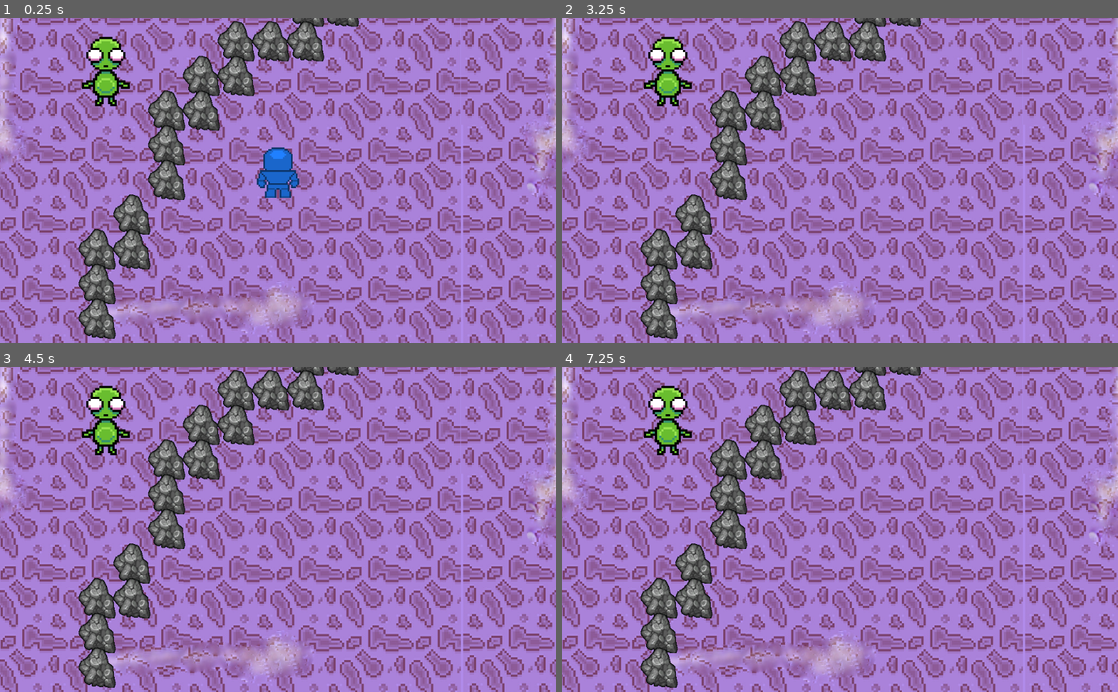
Above: before the commit, frames 1-4 (two rows, left to right).
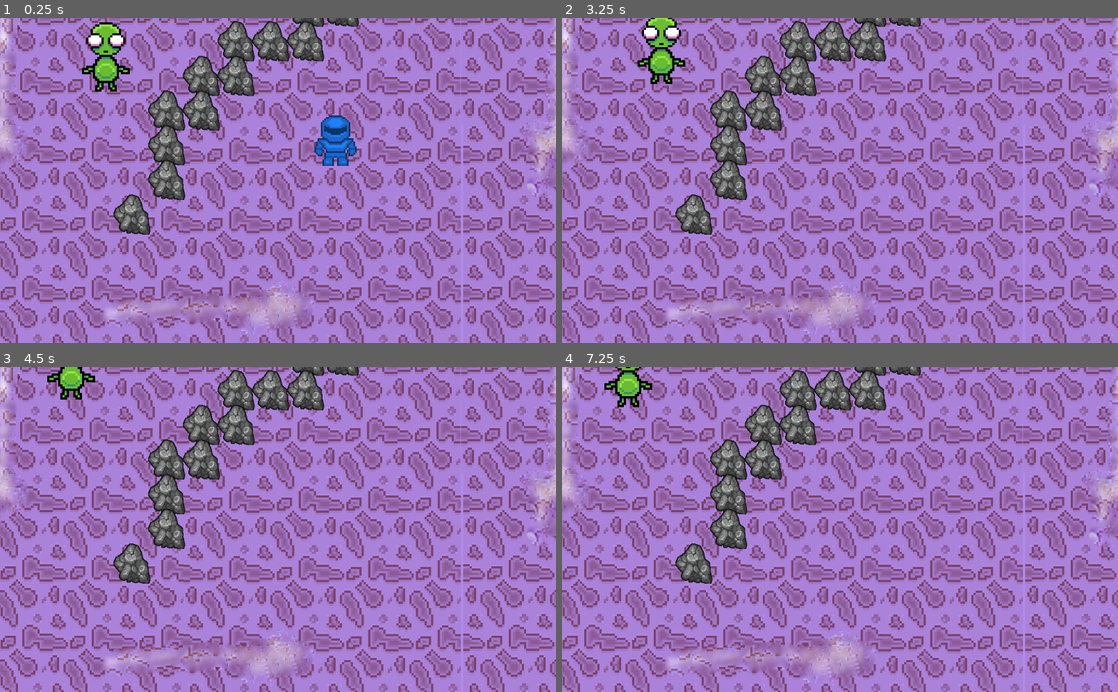
Above: after the commit, the same moments.

Repository: FREQ-E/Hanno
Game: Godot game, scene res://levels/test/test.tscn
Same seed, same stepped clock (60 frames per second), same inputs: the game is played once before the commit and once after it.
Inputs:
- Up to frame 1 (0.25 s): no input
- Up to frame 2 (3.25 s): tap Enter at 0.5, 2.75 s; hold D (move right) 0.53-1.28 s; hold Space (sprint) 0.53-1.28 s; hold S (move down) 1.28-2.03 s; tap Space (sprint) at 1.35, 2, 2.85 s; hold D (move right) 2.03-2.78 s; hold Space (sprint) 2.03-2.78 s; hold W (move up) from 2.78 s (still down)
- Up to frame 3 (4.5 s): release W (move up) at 3.53 s; hold Space (sprint) 3.53-4.28 s; hold A (move left) from 3.53 s (still down); tap Space (sprint) at 4.35 s
- Up to frame 4 (7.25 s): release A (move left) at 5.03 s; hold S (move down) 5.03-5.78 s; hold Space (sprint) 5.03-5.78 s; hold D (move right) 5.78-6.53 s; tap Space (sprint) at 5.85, 6.5 s; hold W (move up) from 6.53 s (still down); hold Space (sprint) from 6.53 s (still down)

The runs differ from the first frame. In frame 1, 5.3% of the frame differs, in the area x 14-65%, y 1-99%; in frame 2, 3.7%; in frame 3, 3.8%; in frame 4, 3.9%.

Commit message:
Added basic AI framework

Diff:
--- a/actors/alien1/alien1.tscn
+++ b/actors/alien1/alien1.tscn
@@ -1,15 +1,18 @@
-[gd_scene load_steps=6 format=2]
+[gd_scene load_steps=10 format=2]
 
 [ext_resource path="res://base_scripts/classic_character_2d.gd" type="Script" id=1]
 [ext_resource path="res://actors/alien1/Possible_Alien.png" type="Texture" id=2]
 [ext_resource path="res://actors/enemy_flag.gd" type="Script" id=3]
+[ext_resource path="res://ai/wander2d.gd" type="Script" id=4]
+[ext_resource path="res://ai/goto.gd" type="Script" id=5]
+[ext_resource path="res://ai/trigger_untrigger.gd" type="Script" id=6]
+[ext_resource path="res://ai/agro2d.gd" type="Script" id=7]
 
-[sub_resource type="CapsuleShape2D" id=1]
-radius = 35.524
-height = 60.334
+[sub_resource type="CircleShape2D" id=1]
+radius = 37.2074
 
 [sub_resource type="GDScript" id=2]
-script/source = "extends NodeSight
+script/source = "extends NodeSight2D
 
 
 func _ready():
@@ -31,6 +34,7 @@
 script = ExtResource( 1 )
 
 [node name="Possible_Alien" type="Sprite" parent="."]
+position = Vector2( 0, -27.3643 )
 scale = Vector2( 0.5, 0.5 )
 texture = ExtResource( 2 )
 
@@ -44,3 +48,16 @@
 
 [node name="EnemyFlag" type="Node" parent="."]
 script = ExtResource( 3 )
+
+[node name="Goto" type="Node" parent="."]
+script = ExtResource( 5 )
+enabled = true
+
+[node name="WanderAgro" type="Node" parent="."]
+script = ExtResource( 6 )
+
+[node name="Wander2D" type="Node" parent="WanderAgro"]
+script = ExtResource( 4 )
+
+[node name="Agro2D" type="Node" parent="WanderAgro"]
+script = ExtResource( 7 )
--- a/actors/player1/player1.tscn
+++ b/actors/player1/player1.tscn
@@ -9,68 +9,68 @@
 [ext_resource path="res://actors/player1/Back-Sheet.png" type="Texture" id=7]
 
 [sub_resource type="AtlasTexture" id=1]
+atlas = ExtResource( 6 )
+region = Rect2( 0, 0, 32, 32 )
+
+[sub_resource type="AtlasTexture" id=2]
+atlas = ExtResource( 6 )
+region = Rect2( 32, 0, 32, 32 )
+
+[sub_resource type="AtlasTexture" id=3]
+atlas = ExtResource( 6 )
+region = Rect2( 64, 0, 32, 32 )
+
+[sub_resource type="AtlasTexture" id=4]
+atlas = ExtResource( 6 )
+region = Rect2( 96, 0, 32, 32 )
+
+[sub_resource type="AtlasTexture" id=5]
+atlas = ExtResource( 4 )
+region = Rect2( 0, 0, 32, 32 )
+
+[sub_resource type="AtlasTexture" id=6]
+atlas = ExtResource( 4 )
+region = Rect2( 32, 0, 32, 32 )
+
+[sub_resource type="AtlasTexture" id=7]
+atlas = ExtResource( 4 )
+region = Rect2( 64, 0, 32, 32 )
+
+[sub_resource type="AtlasTexture" id=8]
+atlas = ExtResource( 4 )
+region = Rect2( 96, 0, 32, 32 )
+
+[sub_resource type="AtlasTexture" id=9]
 atlas = ExtResource( 7 )
 region = Rect2( 0, 0, 32, 32 )
 
-[sub_resource type="AtlasTexture" id=2]
+[sub_resource type="AtlasTexture" id=10]
 atlas = ExtResource( 7 )
 region = Rect2( 32, 0, 32, 32 )
 
-[sub_resource type="AtlasTexture" id=3]
+[sub_resource type="AtlasTexture" id=11]
 atlas = ExtResource( 7 )
 region = Rect2( 64, 0, 32, 32 )
 
-[sub_resource type="AtlasTexture" id=4]
+[sub_resource type="AtlasTexture" id=12]
 atlas = ExtResource( 7 )
-region = Rect2( 96, 0, 32, 32 )
-
-[sub_resource type="AtlasTexture" id=5]
-atlas = ExtResource( 6 )
-region = Rect2( 0, 0, 32, 32 )
-
-[sub_resource type="AtlasTexture" id=6]
-atlas = ExtResource( 6 )
-region = Rect2( 32, 0, 32, 32 )
-
-[sub_resource type="AtlasTexture" id=7]
-atlas = ExtResource( 6 )
-region = Rect2( 64, 0, 32, 32 )
-
-[sub_resource type="AtlasTexture" id=8]
-atlas = ExtResource( 6 )
-region = Rect2( 96, 0, 32, 32 )
-
-[sub_resource type="AtlasTexture" id=9]
-atlas = ExtResource( 4 )
-region = Rect2( 0, 0, 32, 32 )
-
-[sub_resource type="AtlasTexture" id=10]
-atlas = ExtResource( 4 )
-region = Rect2( 32, 0, 32, 32 )
-
-[sub_resource type="AtlasTexture" id=11]
-atlas = ExtResource( 4 )
-region = Rect2( 64, 0, 32, 32 )
-
-[sub_resource type="AtlasTexture" id=12]
-atlas = ExtResource( 4 )
 region = Rect2( 96, 0, 32, 32 )
 
 [sub_resource type="SpriteFrames" id=13]
 animations = [ {
 "frames": [ SubResource( 1 ), SubResource( 2 ), SubResource( 3 ), SubResource( 4 ) ],
 "loop": true,
-"name": "walk_up",
+"name": "walk_down",
 "speed": 5.0
 }, {
 "frames": [ SubResource( 5 ), SubResource( 6 ), SubResource( 7 ), SubResource( 8 ) ],
 "loop": true,
-"name": "walk_down",
+"name": "walk_side",
 "speed": 5.0
 }, {
 "frames": [ SubResource( 9 ), SubResource( 10 ), SubResource( 11 ), SubResource( 12 ) ],
 "loop": true,
-"name": "walk_side",
+"name": "walk_up",
 "speed": 5.0
 } ]
 
@@ -85,8 +85,8 @@
 position = Vector2( 0, -15.801 )
 scale = Vector2( 3, 3 )
 frames = SubResource( 13 )
-animation = "walk_up"
-frame = 2
+animation = "walk_down"
+frame = 3
 playing = true
 script = ExtResource( 5 )
 
--- /dev/null
+++ b/ai/agro2d.gd
@@ -0,0 +1,39 @@
+# Chases the target, while remaining min_distance away
+class_name Agro2D
+extends State
+
+
+export var min_distance := 200.0
+export var speed := 300.0
+
+var target: Node
+
+
+func _ready():
+	yield(get_parent(), "ready")
+
+
+func _loop() -> void:
+	target = get_parent().trigger_node.target
+	get_parent().goto.one_shot = false
+	get_parent().goto.speed = speed
+	get_tree().connect("idle_frame", self, "continue_loop")
+
+	while active:
+		get_parent().goto.target_origin = target.global_transform.origin
+		yield(self, "_continue_loop")
+
+		if not active:
+			break
+
+		var path = get_parent().goto.path
+
+		if get_parent().goto.enabled:
+			get_parent().goto.enabled = not (path.size() == 2 and path[0].distance_to(path[1]) <= min_distance)
+
+		else:
+			get_parent().goto.enabled = get_parent().get_parent().global_transform.origin.distance_to(target.global_transform.origin) > min_distance
+
+	get_parent().goto.enabled = false
+	get_tree().disconnect("idle_frame", self, "continue_loop")
+	emit_signal("loop_finished")
--- /dev/null
+++ b/ai/goto.gd
@@ -0,0 +1,72 @@
+# A pathfinder which controls the parent to reach the target_origin
+class_name Goto
+extends Node
+
+
+signal finished
+
+export var navigation_path: NodePath = "GlobalNavigation"
+export var speed := 1000.0
+export var enabled := false setget set_enabled
+export var one_shot := true									# if true, will disable once the target is reached
+
+var navigation: Node
+var target_origin
+var movement_vector
+var was_on_wall := false
+var path
+
+var _is_ready := false
+
+onready var _last_origin = get_parent().global_transform.origin
+
+
+func _ready():
+	_is_ready = true
+
+	if navigation_path == NodePath("GlobalNavigation"):
+		if not is_instance_valid(GlobalData.navigation):
+			yield(GlobalData, "navigation_changed")
+
+		navigation = GlobalData.navigation
+
+	else:
+		navigation = get_node(navigation_path)
+
+
+func set_enabled(value: bool) -> void:
+	enabled = value
+
+	if not _is_ready:
+		yield(self, "ready")
+
+	if not value:
+		get_parent().movement_vector *= 0
+
+	set_process(value)
+
+
+func _process(_delta):
+	if not is_instance_valid(navigation) or target_origin == null:
+		return
+
+	path = navigation.get_simple_path(navigation.get_closest_point(get_parent().global_transform.origin), navigation.get_closest_point(target_origin))
+	if get_parent().is_on_wall():
+		if not was_on_wall:
+			movement_vector = (path[1] - path[0]).slide(get_parent().get_slide_collision(0).normal).normalized() * speed
+
+		was_on_wall = true
+
+	else:
+		was_on_wall = false
+		movement_vector = (path[1] - path[0]).normalized() * speed
+
+	get_parent().movement_vector = movement_vector
+
+	if one_shot:
+		if path.size() == 2 and (_last_origin - path[1]).normalized().dot((path[0] - path[1]).normalized()) <= 0:
+			set_enabled(false)
+			emit_signal("finished")
+
+		else:
+			_last_origin = path[0]
--- a/ai/node_sight.gd
+++ b/ai/node_sight2d.gd
@@ -1,5 +1,5 @@
 # A raycast node which constantly tries to cast to the target
-class_name NodeSight
+class_name NodeSight2D
 extends RayCast2D
 
 
--- /dev/null
+++ b/ai/state.gd
@@ -0,0 +1,33 @@
+# A base class for developing behaviours
+class_name State
+extends Node
+
+
+signal loop_finished
+signal _continue_loop
+
+var active := false setget set_active
+
+
+func set_active(value: bool) -> void:
+	if value != active:
+		active = value
+
+		if value:
+			_loop()
+
+		else:
+			emit_signal("_continue_loop")
+
+
+func continue_loop() -> void:
+	emit_signal("_continue_loop")
+
+
+func _loop() -> void:
+	# We loop this way so that the behaviour will only update when a change has occured
+	# The scene tree's idle_frame signal can be connected to continue_loop to simulate _process
+	while active:
+		yield(self, "_continue_loop")
+
+	emit_signal("loop_finished")
--- /dev/null
+++ b/ai/state_machine.gd
@@ -0,0 +1,23 @@
+# A base class which activates or deactivates states based on the trigger node given
+class_name StateMachine
+extends Node
+
+
+export var trigger_node_path: NodePath = "../NodeSight"
+export var goto_path: NodePath = "../Goto"
+
+onready var trigger_node = get_node(trigger_node_path)
+onready var goto = get_node(goto_path)
+
+
+func _ready():
+	trigger_node.connect("triggered", self, "_handle_triggered")
+	trigger_node.connect("untriggered", self, "_handle_untriggered")
+
+
+func _handle_untriggered() -> void:
+	return
+
+
+func _handle_triggered() -> void:
+	return
--- /dev/null
+++ b/ai/trigger_untrigger.gd
@@ -0,0 +1,29 @@
+# A behaviour which activates a behaviour when triggered, and another when untriggered
+# The default paths are for a behaviour which causes the parent to wander when untriggered and chase the target when triggered
+class_name TriggerUntrigger
+extends StateMachine
+
+
+export var untrigger_behaviour_path: NodePath = "Wander2D"
+export var trigger_behaviour_path: NodePath = "Agro2D"
+
+onready var untrigger_behaviour: State = get_node(untrigger_behaviour_path)
+onready var trigger_behaviour: State = get_node(trigger_behaviour_path)
+
+
+func _ready():
+	_handle_untriggered()
+
+
+func _handle_untriggered() -> void:
+	if trigger_behaviour.active:
+		trigger_behaviour.active = false
+
+	untrigger_behaviour.active = true
+
+
+func _handle_triggered() -> void:
+	if untrigger_behaviour.active:
+		untrigger_behaviour.active = false
+
+	trigger_behaviour.active = true
--- /dev/null
+++ b/ai/wander2d.gd
@@ -0,0 +1,42 @@
+# Wanders around, moving a minimum distance of min_wander_distance, and no further than max_wander_distance
+class_name Wander2D
+extends State
+
+
+export var max_wander_distance := 100.0
+export var min_wander_distance := 50.0
+export var speed := 100.0
+export var wander_pause := 3.0
+export var revolve_around_origin := true				# if true, will wander around the origin of the character when this node was ready. Else, random origins will revolve around the characters current position
+
+var timer := Timer.new()
+
+onready var original_origin: Vector2 = get_parent().get_parent().global_transform.origin
+
+
+func _enter_tree():
+	add_child(timer)
+	timer.one_shot = true
+	timer.connect("timeout", self, "continue_loop")
+
+
+func _loop() -> void:
+	get_parent().goto.one_shot = true
+	get_parent().goto.speed = speed
+	get_parent().goto.connect("finished", self, "continue_loop")
+
+	while active:
+		timer.start(wander_pause)
+		yield(self, "_continue_loop")
+		timer.stop()		# just in case loop was halted and the timer is still running
+
+		if not active:
+			break
+
+		get_parent().goto.enabled = true
+		get_parent().goto.target_origin = Vector2.UP.rotated(rand_range(0, TAU)) * lerp(min_wander_distance, max_wander_distance, randf()) + original_origin if revolve_around_origin else get_parent().global_transform.origin
+		yield(self, "_continue_loop")
+
+	get_parent().goto.enabled = false
+	get_parent().goto.disconnect("finished", self, "continue_loop")
+	emit_signal("loop_finished")
--- a/global_data.gd
+++ b/global_data.gd
@@ -2,11 +2,18 @@
 
 
 signal player_changed
+signal navigation_changed
 
 var player: Node setget set_player
 var enemies: Array
+var navigation: Node setget set_navigation
 
 
 func set_player(node: Node) -> void:
 	player = node
 	emit_signal("player_changed")
+
+
+func set_navigation(node: Node) -> void:
+	navigation = node
+	emit_signal("navigation_changed")
--- a/levels/test/test.tscn
+++ b/levels/test/test.tscn
@@ -1,15 +1,21 @@
-[gd_scene load_steps=4 format=2]
+[gd_scene load_steps=6 format=2]
 
 [ext_resource path="res://levels/floor1_tileset.tres" type="TileSet" id=1]
 [ext_resource path="res://actors/player1/player1.tscn" type="PackedScene" id=2]
 [ext_resource path="res://actors/alien1/alien1.tscn" type="PackedScene" id=3]
+[ext_resource path="res://actors/node_flag.gd" type="Script" id=4]
+
+[sub_resource type="NavigationPolygon" id=1]
+vertices = PoolVector2Array( 800, 104, 810, 168, 745, 166, -10, -26, 945, -20, 939, 107, 373, 737, -14, 749, 367, 626, 491, 356, 494, 422, 427, 424, 672, 237, 671, 296, 553, 293, 744, 233, 424, 613, 543, 349 )
+polygons = [ PoolIntArray( 0, 1, 2, 3 ), PoolIntArray( 3, 4, 5, 0 ), PoolIntArray( 6, 7, 3, 8 ), PoolIntArray( 9, 10, 11, 3 ), PoolIntArray( 12, 13, 14, 3 ), PoolIntArray( 2, 15, 12, 3 ), PoolIntArray( 11, 16, 8, 3 ), PoolIntArray( 9, 3, 14, 17 ) ]
+outlines = [ PoolVector2Array( -10, -26, -14, 749, 373, 737, 367, 626, 424, 613, 427, 424, 494, 422, 491, 356, 543, 349, 553, 293, 671, 296, 672, 237, 744, 233, 745, 166, 810, 168, 800, 104, 939, 107, 945, -20 ) ]
 
 [node name="Node2D" type="Node2D"]
 
 [node name="TileMap" type="TileMap" parent="."]
 tile_set = ExtResource( 1 )
 format = 1
-tile_data = PoolIntArray( 0, 0, 0, 16, 0, 0, 131085, 2, 0, 1 …(167 unchanged characters)… 524295, 2, 0, 589831, 2, 0, 655366, 2, 0, 720901, 2, 0, 720902, 2, 0, 786437, 2, 0, 851973, 2, 0 )
+tile_data = PoolIntArray( 0, 0, 0, 16, 0, 0, 131085, 2, 0, 1 …(167 unchanged characters)… 524295, 2, 0, 589831, 2, 0, 655366, 2, 0 )
 
 [node name="Camera2D" type="Camera2D" parent="."]
 position = Vector2( 686.512, 614.734 )
@@ -21,4 +27,14 @@
 position = Vector2( 369.37, 413.689 )
 
 [node name="Player1" parent="YSort" instance=ExtResource( 2 )]
-position = Vector2( 686.512, 614.734 )
+position = Vector2( 792.512, 555.734 )
+
+[node name="Navigation2D" type="Navigation2D" parent="."]
+
+[node name="NodeFlag" type="Node" parent="Navigation2D"]
+script = ExtResource( 4 )
+property_name = "navigation"
+
+[node name="NavigationPolygonInstance" type="NavigationPolygonInstance" parent="Navigation2D"]
+position = Vector2( -56, -18 )
+navpoly = SubResource( 1 )
--- a/project.godot
+++ b/project.godot
@@ -9,6 +9,11 @@
 config_version=4
 
 _global_script_classes=[ {
+"base": "State",
+"class": "Agro2D",
+"language": "GDScript",
+"path": "res://ai/agro2d.gd"
+}, {
 "base": "KinematicBody2D",
 "class": "Character2D",
 "language": "GDScript",
@@ -40,6 +45,11 @@
 "path": "res://base_scripts/face_movement_2d.gd"
 }, {
 "base": "Node",
+"class": "Goto",
+"language": "GDScript",
+"path": "res://ai/goto.gd"
+}, {
+"base": "Node",
 "class": "MovementInput2D",
 "language": "GDScript",
 "path": "res://base_scripts/movement_input_2d.gd"
@@ -50,26 +60,52 @@
 "path": "res://actors/node_flag.gd"
 }, {
 "base": "RayCast2D",
-"class": "NodeSight",
+"class": "NodeSight2D",
 "language": "GDScript",
-"path": "res://ai/node_sight.gd"
+"path": "res://ai/node_sight2d.gd"
 }, {
 "base": "RayCast2D",
 "class": "RayBody2D",
 "language": "GDScript",
 "path": "res://base_scripts/ray_body_2d.gd"
+}, {
+"base": "Node",
+"class": "State",
+"language": "GDScript",
+"path": "res://ai/state.gd"
+}, {
+"base": "Node",
+"class": "StateMachine",
+"language": "GDScript",
+"path": "res://ai/state_machine.gd"
+}, {
+"base": "Reference",
+"class": "TriggerUntrigger",
+"language": "GDScript",
+"path": "res://ai/trigger_untrigger.gd"
+}, {
+"base": "State",
+"class": "Wander2D",
+"language": "GDScript",
+"path": "res://ai/wander2d.gd"
 } ]
 _global_script_class_icons={
+"Agro2D": "",
 "Character2D": "",
 "CharacterAnimator": "",
 "ClassicCharacter2D": "",
 "Damageable": "",
 "EnemyFlag": "",
 "FaceMovement2D": "",
+"Goto": "",
 "MovementInput2D": "",
 "NodeFlag": "",
-"NodeSight": "",
-"RayBody2D": ""
+"NodeSight2D": "",
+"RayBody2D": "",
+"State": "",
+"StateMachine": "",
+"TriggerUntrigger": "",
+"Wander2D": ""
 }
 
 [application]
